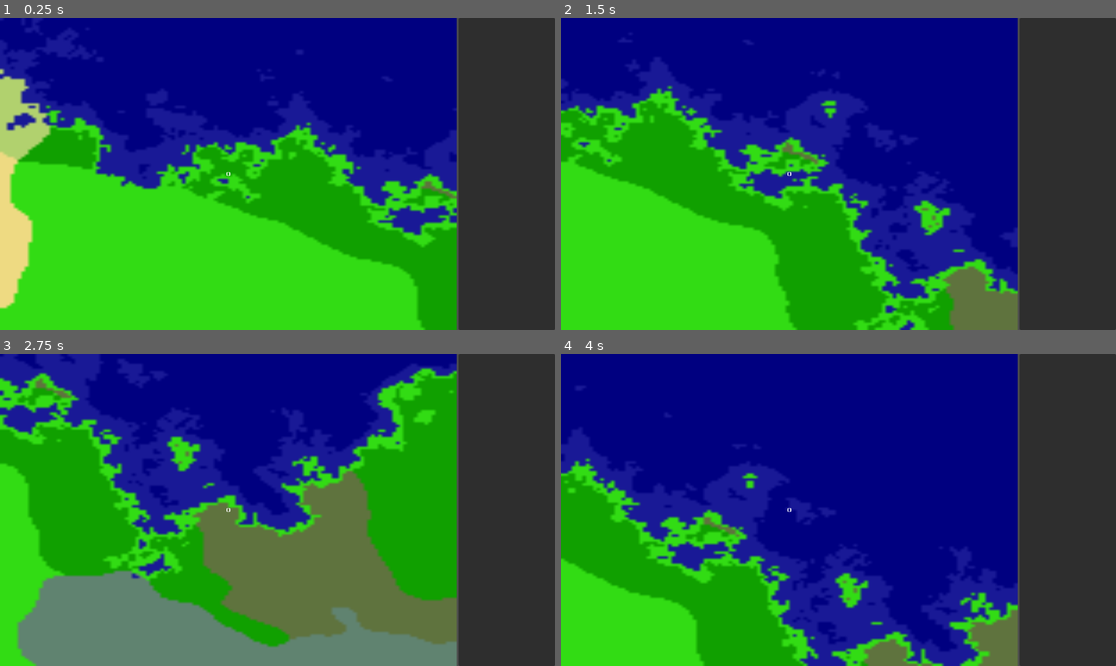
Above: before the commit, frames 1-4 (two rows, left to right).
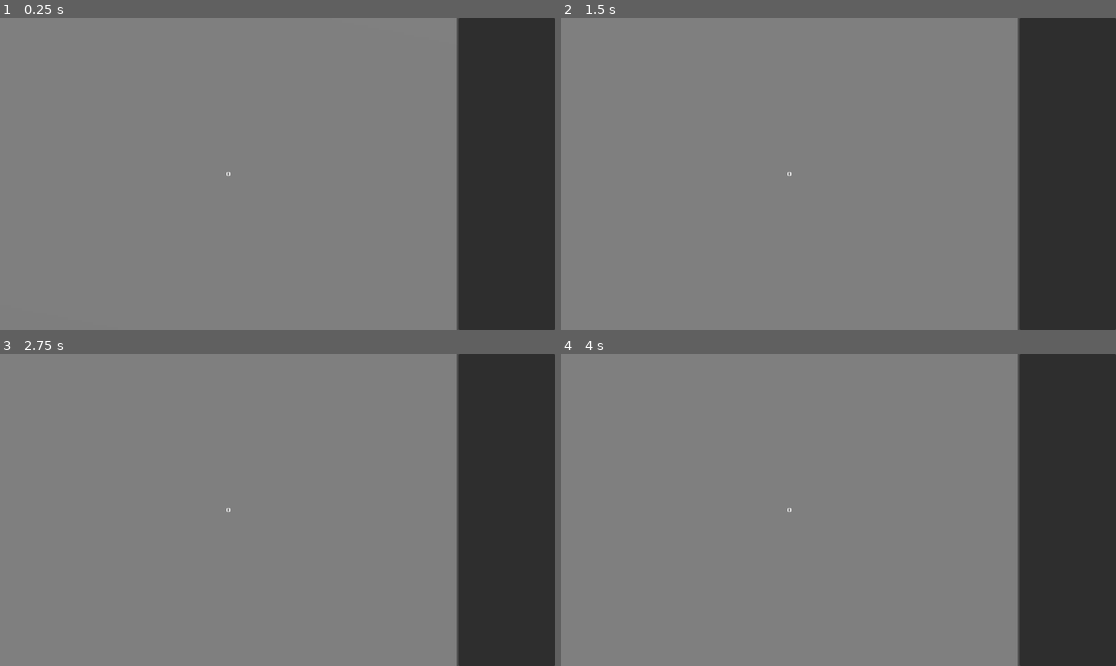
Above: after the commit, the same moments.

Repository: edwin-cox/godot-infinite-worldmap
Game: Godot game, scene res://fullscript/world_map.tscn
The game is run twice, just before and just after one commit, with the same random seed, the same clock (stepped at 60 frames per second) and the same inputs. The project has no main scene, so this scene is started directly.
Inputs:
- Up to frame 1 (0.25 s): no input
- Up to frame 2 (1.5 s): tap Enter at 0.5 s; hold Right (ui_right) 0.53-1.28 s; hold Page Up (zoom_in, bound only after the commit) 0.53-1.28 s; tap Page Down (zoom_out, bound only after the commit) at 0.8, 1.35 s; hold Down (ui_down) from 1.28 s (still down)
- Up to frame 3 (2.75 s): tap Page Up (zoom_in, bound only after the commit) at 1.55 s; release Down (ui_down) at 2.03 s; hold Right (ui_right) from 2.03 s (still down); hold Page Up (zoom_in, bound only after the commit) from 2.03 s (still down); tap Page Down (zoom_out, bound only after the commit) at 2.3 s
- Up to frame 4 (4 s): release Right (ui_right) at 2.78 s; release Page Up (zoom_in, bound only after the commit) at 2.78 s; hold Up (ui_up) 2.78-3.53 s; tap Page Down (zoom_out, bound only after the commit) at 2.85, 3.8 s; tap Page Up (zoom_in, bound only after the commit) at 3.05 s; hold Left (ui_left) from 3.53 s (still down); hold Page Up (zoom_in, bound only after the commit) from 3.53 s (still down)

The runs differ from the first frame. In frame 1, 82% of the frame differs, in the area x 0-83%, y 0-100%; in frame 2, 82%; in frame 3, 82%; in frame 4, 82%.

Commit message:
added zoom

Diff:
--- a/fullscript/map_generator.gd
+++ b/fullscript/map_generator.gd
@@ -58,16 +58,15 @@
 
 	session.update_noises(resolution_idx)
 
-	var elev_buffer:=get_noise_image(session.noise_idx_elevation,camera_zoomed_size.x,camera_zoomed_size.y)
-	var main_elev_buffer:=get_noise_image(session.noise_idx_main_elevation,camera_zoomed_size.x,camera_zoomed_size.y)
-	var heat_buffer:=get_noise_image(session.noise_idx_heat,camera_zoomed_size.x,camera_zoomed_size.y)
-	var moist_buffer:=get_noise_image(session.noise_idx_moisture,camera_zoomed_size.x,camera_zoomed_size.y)
+#	var elev_buffer:=get_noise_image(session.noise_idx_elevation,camera_zoomed_size.x,camera_zoomed_size.y)
+#	var main_elev_buffer:=get_noise_image(session.noise_idx_main_elevation,camera_zoomed_size.x,camera_zoomed_size.y)
+#	var heat_buffer:=get_noise_image(session.noise_idx_heat,camera_zoomed_size.x,camera_zoomed_size.y)
+#	var moist_buffer:=get_noise_image(session.noise_idx_moisture,camera_zoomed_size.x,camera_zoomed_size.y)
 
-	var buffer:=BiomeGenerator.get_biome_buffer(elev_buffer,main_elev_buffer,heat_buffer,moist_buffer)
+#	var buffer:=BiomeGenerator.get_biome_buffer(elev_buffer,main_elev_buffer,heat_buffer,moist_buffer)
 
-
-	var out:=create_texture_from_buffer(buffer,camera_zoomed_size.x, camera_zoomed_size.y)
-#	var out:=ImageTexture.create_from_image(get_noise_texture(session.noise_idx_heat,camera_zoomed_size))
+#	var out:=create_texture_from_buffer(buffer,camera_zoomed_size.x, camera_zoomed_size.y)
+	var out:=ImageTexture.create_from_image(get_noise_texture(session.noise_idx_main_elevation,camera_zoomed_size))
 
 
 	return out
--- a/fullscript/map_session.gd
+++ b/fullscript/map_session.gd
@@ -40,9 +40,21 @@
 func get_camera_zoomed_size(resolution_idx:int)->Vector2:
 	return camera_size/resolutions[resolution_idx]
 
+func get_lacunarity_factor()->float:
+	if zoom>5:
+		return 1.1
+	elif zoom>1:
+		return 1.0
+	elif zoom>0.5:
+		return 0.9
+	else:
+		return 0.8
+
 func update_noises(resolution_idx:int):
 	var offset=get_noise_offset(resolution_idx)
 	for i in noise_generators.size():
 		var noise=noise_generators[i]
 		noise.offset=Vector3(offset.x,offset.y,0)
 		noise.frequency=noise_config[i].period*resolutions[resolution_idx]/zoom
+#		if i==noise_idx_elevation or i==noise_idx_main_elevation:
+#			noise.fractal_lacunarity=noise_config[i].lacunarity*2
--- a/fullscript/session_factory.gd
+++ b/fullscript/session_factory.gd
@@ -13,7 +13,7 @@
 	session.noise_config=[]
 	session.noise_config.resize(4)
 
-	session.noise_config[session.noise_idx_elevation]=MapSession.NoiseObject.new(0,6,0.0011,0.5,3.1)
+	session.noise_config[session.noise_idx_elevation]=MapSession.NoiseObject.new(0,6,0.0011,0.5,1.1)
 	session.noise_config[session.noise_idx_main_elevation]=MapSession.NoiseObject.new(0,9,0.0001,1,1)
 	session.noise_config[session.noise_idx_moisture]=MapSession.NoiseObject.new(1,4,0.05,3,0.4)
 	session.noise_config[session.noise_idx_heat]=MapSession.NoiseObject.new(2,4,0.05,3,0.4)
--- a/fullscript/world_map.gd
+++ b/fullscript/world_map.gd
@@ -48,6 +48,7 @@
 
 # Called every frame. 'delta' is the elapsed time since the previous frame.
 func _process(delta):
+	var map_changed=false
 	var offset_change:=Vector2.ZERO
 	if Input.is_action_pressed("ui_up"):
 		offset_change.y=-1
@@ -57,14 +58,24 @@
 		offset_change.x=-1
 	elif Input.is_action_pressed("ui_right"):
 		offset_change.x=1
+	if Input.is_action_pressed("zoom_out"):
+		session.zoom*=0.9
+		map_changed=true
+		print(session.zoom)
+	elif Input.is_action_pressed("zoom_in"):
+		session.zoom*=1.1
+		map_changed=true
+		print(session.zoom)
 
-	if offset_change != Vector2.ZERO:
+	map_changed=map_changed or offset_change != Vector2.ZERO
+
+	if map_changed:
 		image_changed=true
 		$fast_rendering_timer.stop()
 
 		if current_task_id != 0:
 			thread_cancel[current_task_id]=true
-		session.world_offset += offset_change
+		session.world_offset += offset_change*10/session.zoom
 		start_update(false)
 	else:
 		if image_changed and $fast_rendering_timer.is_stopped():
--- a/project.godot
+++ b/project.godot
@@ -17,3 +17,16 @@
 [dotnet]
 
 project/assembly_name="infinite worldmap"
+
+[input]
+
+zoom_in={
+"deadzone": 0.5,
+"events": [Object(InputEventKey,"resource_local_to_scene":false,"resource_name":"","device":-1,"window_id":0,"alt_pressed":false,"shift_pressed":false,"ctrl_pressed":false,"meta_pressed":false,"pressed":false,"keycode":0,"physical_keycode":4194323,"key_label":0,"unicode":0,"echo":false,"script":null)
+]
+}
+zoom_out={
+"deadzone": 0.5,
+"events": [Object(InputEventKey,"resource_local_to_scene":false,"resource_name":"","device":-1,"window_id":0,"alt_pressed":false,"shift_pressed":false,"ctrl_pressed":false,"meta_pressed":false,"pressed":false,"keycode":0,"physical_keycode":4194324,"key_label":0,"unicode":0,"echo":false,"script":null)
+]
+}
